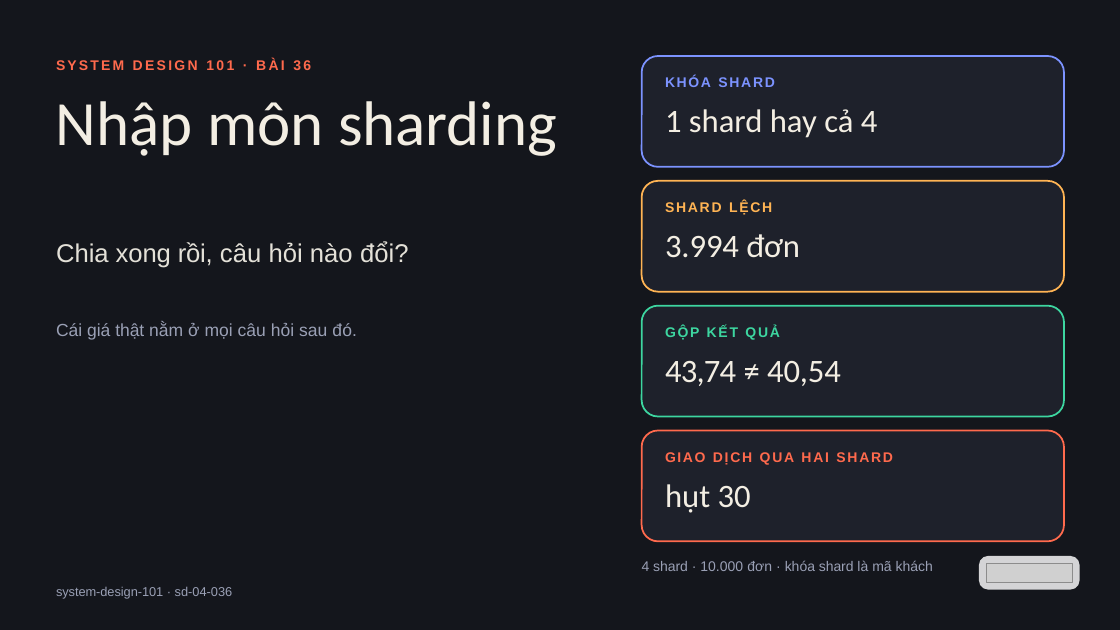
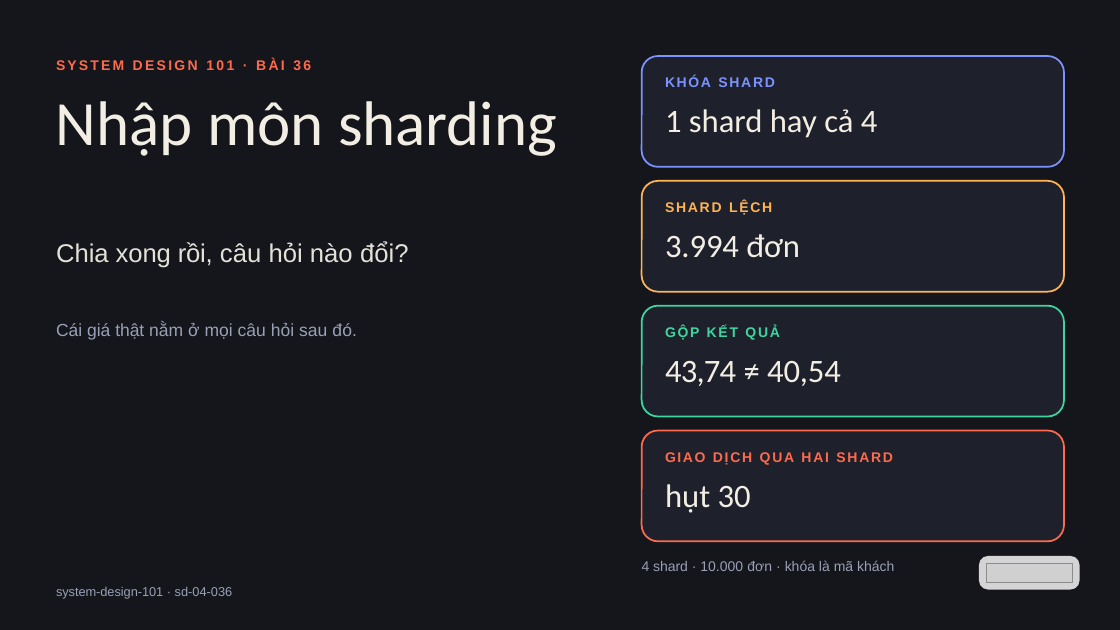
Before and after one commit to vohoailinh90/tool-marketing-studio, a slide deck: slide 1 of system-design-101/vi/lessons/sd-04-036/slides/sd-04-036.pptx. Drawn at 1120x630 pixels with LibreOffice and Linux fonts; fonts in the diff are those of the drawing; grey boxes stand for pictures. Boxes give left, top, right and bottom in pixels: in the first picture for what was removed or moved away, otherwise in the second. Text is boxed around its words. In the diff, an @@ line names an element or a change of style, - is before the commit and + after.

```diff
--- a/system-design-101/vi/lessons/sd-04-036/slides/sd-04-036.pptx
+++ b/system-design-101/vi/lessons/sd-04-036/slides/sd-04-036.pptx
@@ text at (642,560,894,571): text changed @@
-4 shard · 10.000 đơn · khóa shard là mã khách
+4 shard · 10.000 đơn · khóa là mã khách
```
Also in this commit, not shown: 1 other slide changed.
